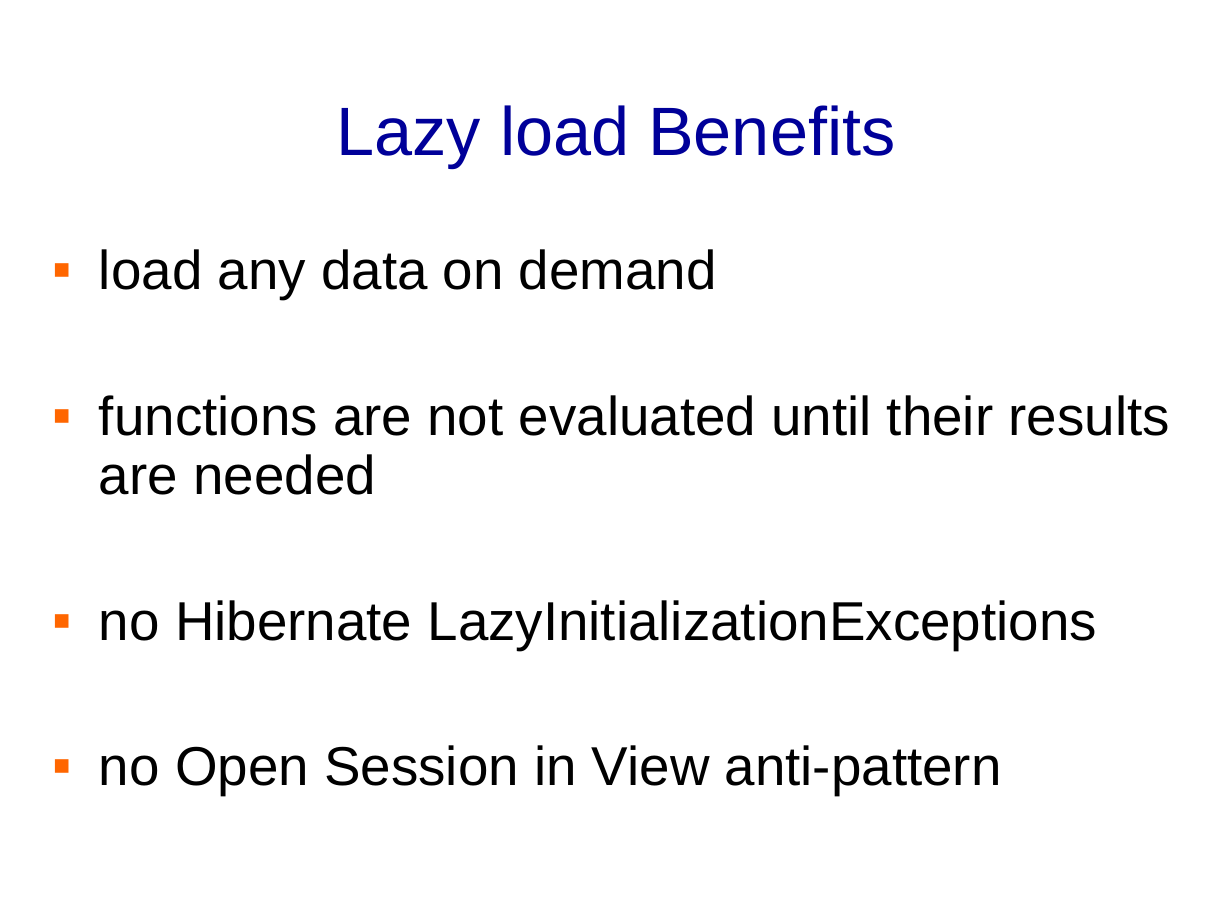
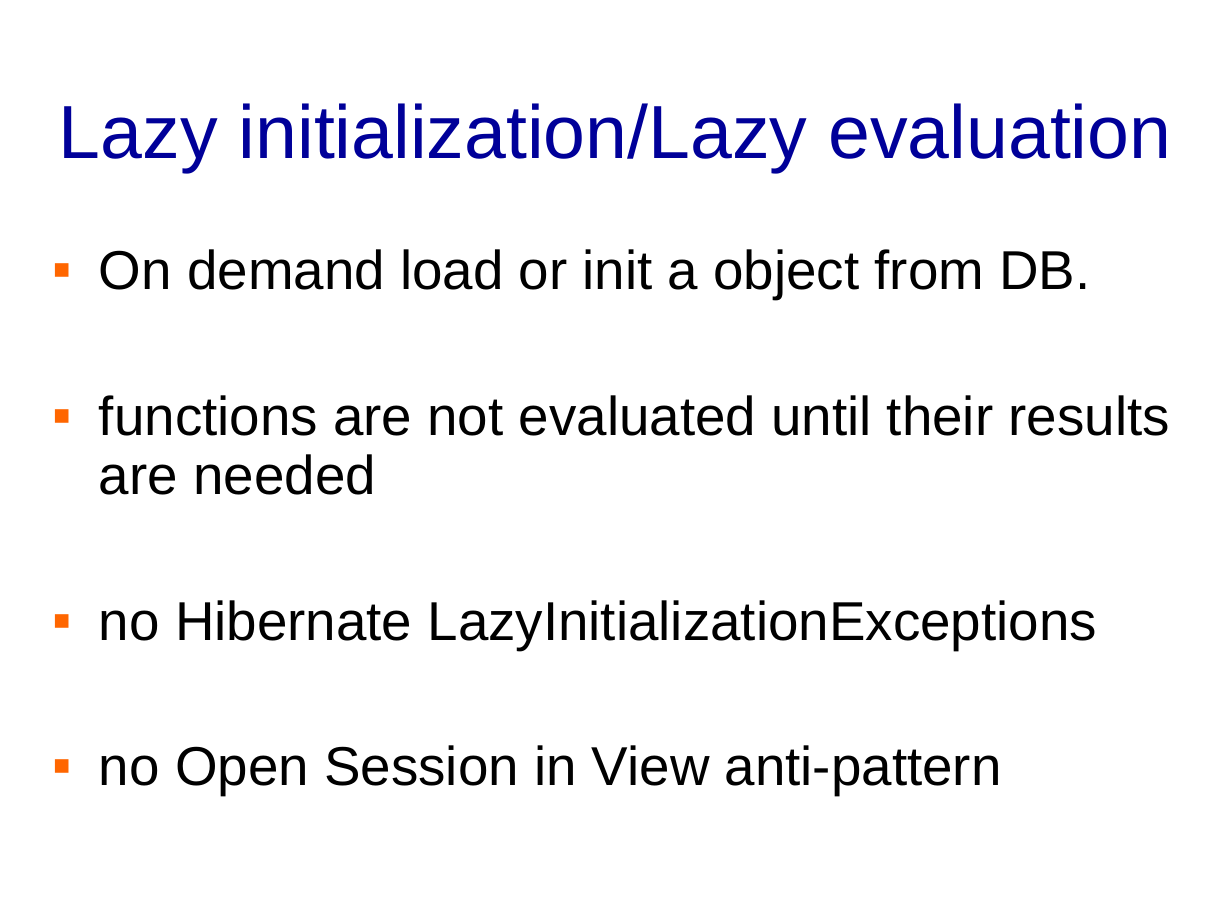
Before and after one commit to banq/banq.github.io, a slide deck: slide 33 of JdonFramework.ppt (slide 32 before the commit). Drawn at 1232x924 pixels with LibreOffice and Linux fonts; fonts in the diff are those of the drawing; background and template pictures are left out. Boxes give left, top, right and bottom in pixels: in the first picture for what was removed or moved away, otherwise in the second. Text is boxed around its words. In the diff, an @@ line names an element or a change of style, - is before the commit and + after.

```diff
--- a/JdonFramework.ppt
+++ b/JdonFramework.ppt
@@ title at [59,103,1171,172]: text changed; size 40 to 44 pt @@
-Lazy load Benefits
+Lazy initialization/Lazy evaluation
@@ text at [99,249,1090,299]: text changed @@
-▪ load any data on demand
+▪ On demand load or init a object from DB.
```
Also in this commit, not shown: 22 other slides changed, 8 slides added, 17 slides removed.
